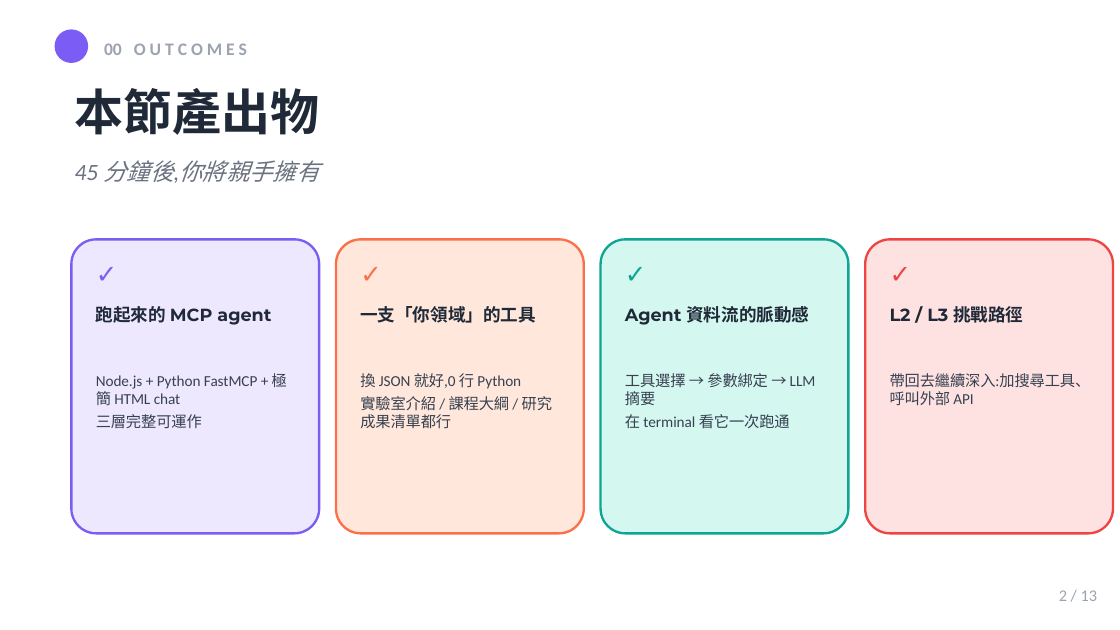
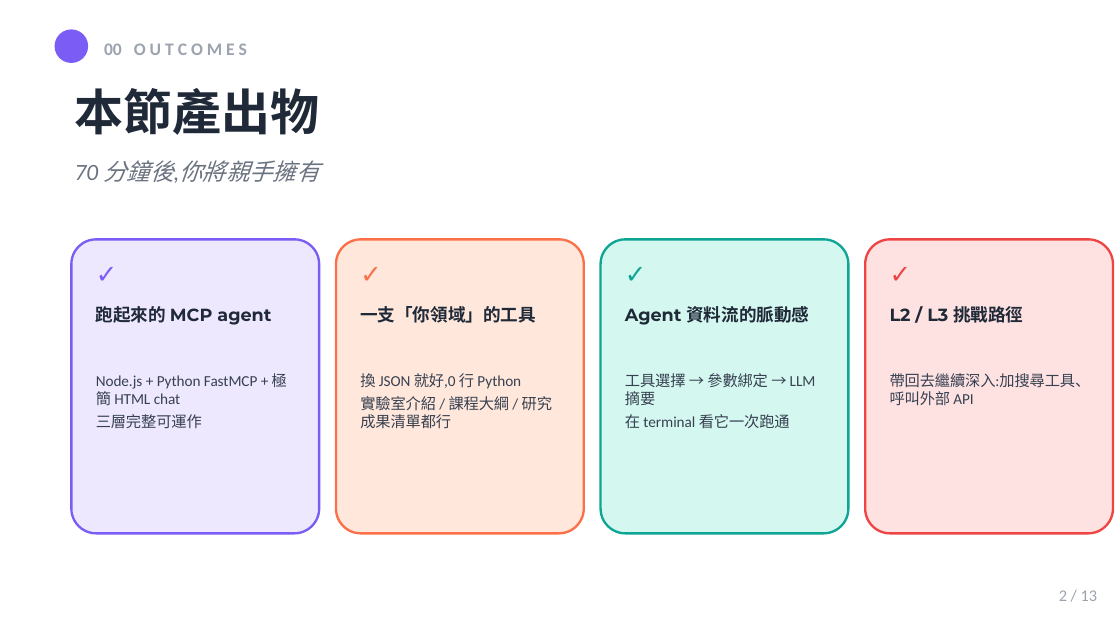
Before and after one commit to mjib007/nchu-mcp-workshop-2026, a slide deck: slide 2 of slides/04-hands-on-lab.pptx. Drawn at 1120x630 pixels with LibreOffice and Linux fonts; fonts in the diff are those of the drawing. Boxes give left, top, right and bottom in pixels: in the first picture for what was removed or moved away, otherwise in the second. Text is boxed around its words. In the diff, an @@ line names an element or a change of style, - is before the commit and + after.

```diff
--- a/slides/04-hands-on-lab.pptx
+++ b/slides/04-hands-on-lab.pptx
@@ text at box(75, 160, 319, 182): text changed @@
-45 分鐘後,你將親手擁有
+70 分鐘後,你將親手擁有
```
Also in this commit, not shown: 2 other slides changed, 6 other files.
